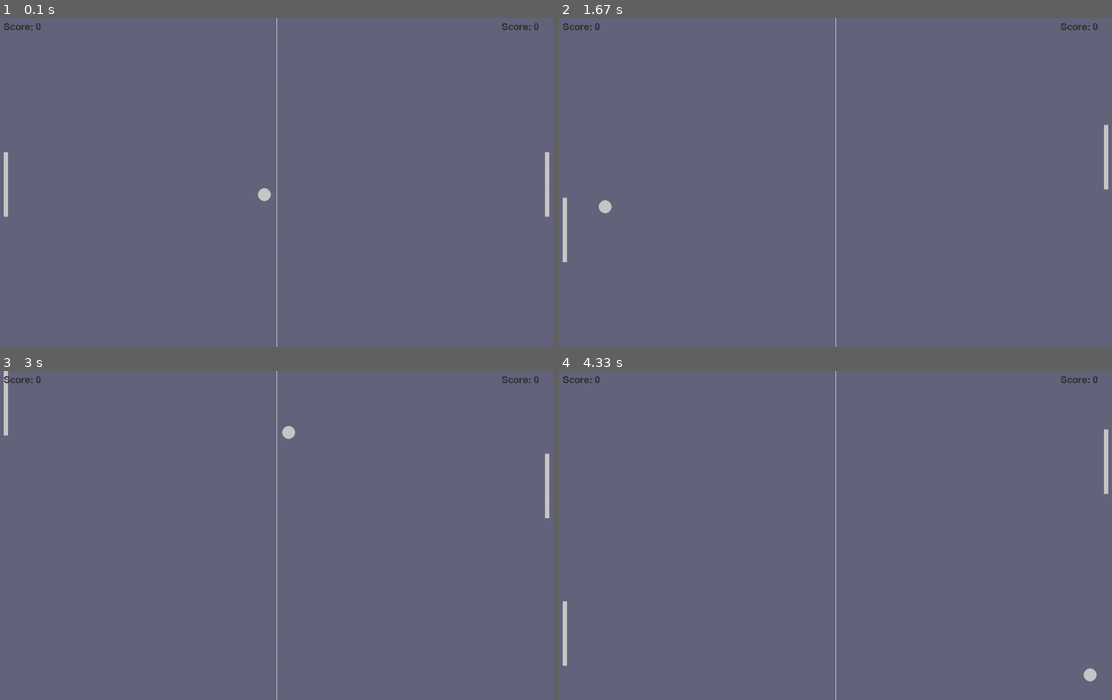
Above: before the commit, frames 1-4 (two rows, left to right).
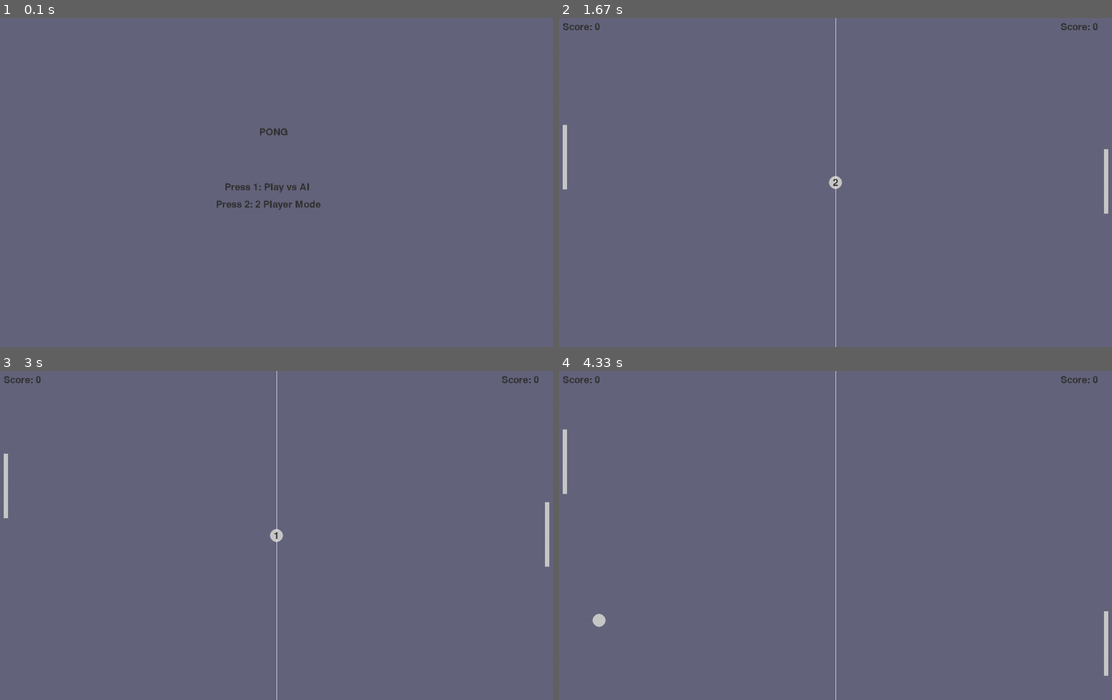
Above: after the commit, the same moments.

Repository: SchumpyA/LearningPyGame
Game: pygame game, started from src/pongGame.py
Same seed, same stepped clock (60 frames per second), same inputs: the game is played once before the commit and once after it.
Inputs:
- Up to frame 1 (0.1 s): no input
- Up to frame 2 (1.67 s): tap 2 at 0.33 s; hold Esc 0.67-1.13 s; hold Up 0.67-1.13 s; tap 1 at 1.17 s; hold W from 1.5 s (still down)
- Up to frame 3 (3 s): release W at 1.97 s; hold S 2-2.3 s; hold W 2.33-2.7 s; hold S from 2.73 s (still down)
- Up to frame 4 (4.33 s): release S at 3.1 s; hold W 3.13-3.43 s; hold S 3.47-3.77 s; hold W 3.8-4.17 s; hold S from 4.2 s (still down)

The runs differ from the first frame. In frame 1, 1.0% of the frame differs, in the area x 0-100%, y 0-100%; in frame 2, 0.6%; in frame 3, 0.7%; in frame 4, 0.8%.

Commit message:
adds in timer for the start, and the choice between 1 and 2 player game

Diff:
--- a/src/pongFunctions.py
+++ b/src/pongFunctions.py
@@ -1,5 +1,11 @@
-import pygame
+import pygame, sys
 import random
+
+# Colors in game
+backgroundColor = (100, 100, 125)
+ballColor = (200,200,200)
+lineColor = (255, 255, 255)
+textColor = (50, 50, 50)
 
 # Movement Variables
 ballXSpeed = 7 * random.choice((1, -1))
@@ -31,9 +37,12 @@
         ballYSpeed *= -1
     if (ball.left <= 0 or ball.right >= screenWidth):
         ballScored(ball, screenWidth, screenHeight)
+        return True
 
     if (ball.colliderect(player) or ball.colliderect(opponent)):
         ballXSpeed *= -1
+
+    return False
 
 def playerMovement(player, keys, screenHeight):
     global playerSpeed
@@ -53,6 +62,19 @@
     if opponent.top <= 0: opponent.top = 0
     if opponent.bottom >= screenHeight: opponent.bottom = screenHeight
 
+def opponentMovement(opponent, keys, screenHeight):
+    global opponentSpeed
+
+    if keys[pygame.K_UP]:
+        opponent.y -= opponentSpeed
+    if keys[pygame.K_DOWN]:
+        opponent.y += opponentSpeed
+
+    if opponent.top <= 0:
+        opponent.top = 0
+    if opponent.bottom >= screenHeight:
+        opponent.bottom = screenHeight
+
 # Text Functions
 def updateScoreBoard(screen, gameFont, textColor):
     playerText = gameFont.render(f"Score: {playerScore}", False, textColor)
@@ -60,3 +82,15 @@
 
     opponentText = gameFont.render(f"Score: {opponentScore}", False, textColor)
     screen.blit(opponentText, (10, 10))
+
+def startGame(gameState, screen, gameFont, screenWidth, screenHeight):
+    screen.fill(backgroundColor)
+
+    title = gameFont.render("PONG", False, textColor)
+    option1 = gameFont.render("Press 1: Play vs AI", False, textColor)
+    option2 = gameFont.render("Press 2: 2 Player Mode", False, textColor)
+
+    screen.blit(title, (screenWidth//2 - 40, screenHeight//3))
+    screen.blit(option1, (screenWidth//2 - 120, screenHeight//2))
+    screen.blit(option2, (screenWidth//2 - 140, screenHeight//2 + 40))
+    pygame.display.flip()
--- a/src/pongGame.py
+++ b/src/pongGame.py
@@ -10,22 +10,40 @@
 pygame.display.set_caption('Pong')
 clock = pygame.time.Clock()  # sets the timing
 
+# Game State work
+gameState = "menu"   # menu -> start -> playing, score_pause
+timerStart = pygame.time.get_ticks()
+countdownTime = 3000  # 3 seconds for starting wait
+gameMode = None
+
 # Game Components
 ball = pygame.Rect(WIDTH/2 - 15, HEIGHT/2 -15, 30, 30)
-player = pygame.Rect(WIDTH - 20, HEIGHT/2 - 70, 10, 149)
-opponent = pygame.Rect(10, HEIGHT/2 - 70, 10, 149)
-
-# Colors in game
-backgroundColor = (100, 100, 125)
-ballColor = (200,200,200)
-lineColor = (255, 255, 255)
-textColor = (50, 50, 50)
+player = pygame.Rect(10, HEIGHT/2 - 70, 10, 149)
+opponent = pygame.Rect(WIDTH - 20, HEIGHT/2 - 70, 10, 149)
 
 gameFont = pygame.font.Font(None, 32)
 
 running = True
 while running:
     clock.tick(60)  #60 fps
+
+    if(gameState == "menu"):
+        startGame(gameState, screen, gameFont, WIDTH, HEIGHT)
+        waiting = True
+        while waiting:
+            for event in pygame.event.get():
+                if event.type == pygame.QUIT:  # checks if game window has been closed, if it has been stop running
+                    pygame.quit()  # closes the game
+                    sys.exit()     # closes the program
+                if event.type == pygame.KEYDOWN:
+                    if event.key == pygame.K_1:
+                        gameMode = "AI"
+                        gameState = "start"
+                        waiting = False
+                    if event.key == pygame.K_2:
+                        gameMode = "PVP"
+                        gameState = "start"
+                        waiting = False
 
     screen.fill(backgroundColor)    # Set up screen with components and clean line to seperate the midpoint
     pygame.draw.ellipse(screen, ballColor, ball)
@@ -35,14 +53,36 @@
 
     # Gameplay
     keys = pygame.key.get_pressed()  # gets input from keybaord
-    ballMovement(ball, player, opponent, WIDTH, HEIGHT)
+    if gameState == "playing":
+        scored = ballMovement(ball, player, opponent, WIDTH, HEIGHT) # moves ball unless ball is scored
+        if scored:
+            gameState = "score_pause"
+            timerStart = pygame.time.get_ticks()
+            countdownTime = 500  # 1 second pause after score
     playerMovement(player, keys, HEIGHT)
-    opponentAI(opponent, ball, HEIGHT)
+    if gameMode == "AI":
+        opponentAI(opponent, ball, HEIGHT)
+    elif gameMode == "PVP":
+        opponentMovement(opponent, keys, HEIGHT)
     updateScoreBoard(screen, gameFont, textColor)
+
+    currentTime = pygame.time.get_ticks()
+
+    if gameState in ["start", "score_pause"]:
+        elapsed = currentTime - timerStart
+        if elapsed >= countdownTime:
+            gameState = "playing"
+        elif elapsed < countdownTime and gameState == "start":
+            secondsLeft = (countdownTime - elapsed) // 1000 + 1
+            countdownText = gameFont.render(str(secondsLeft), False, textColor)
+            screen.blit(countdownText, (WIDTH//2 - 6, HEIGHT//2 - 10))
 
     for event in pygame.event.get():
         if event.type == pygame.QUIT:  # checks if game window has been closed, if it has been stop running
             running = False
+        if event.type == pygame.KEYDOWN:
+            if event.key == pygame.K_ESCAPE:
+                gameState = "menu"
 
     pygame.display.flip()
 
